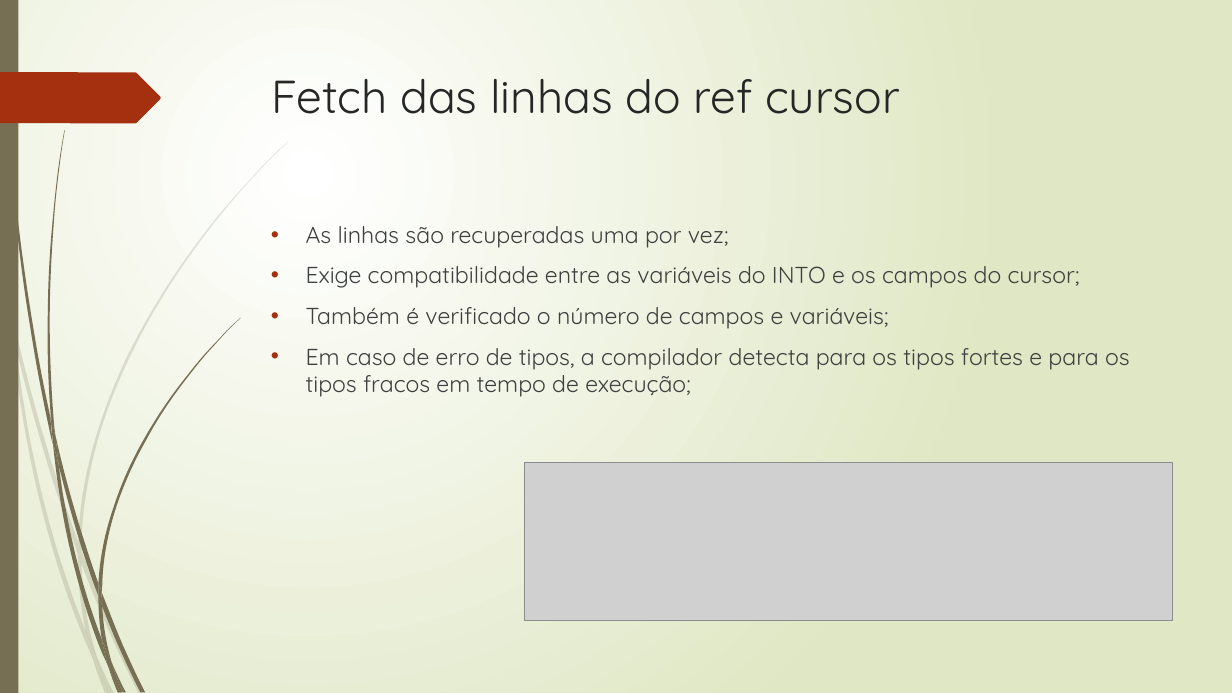
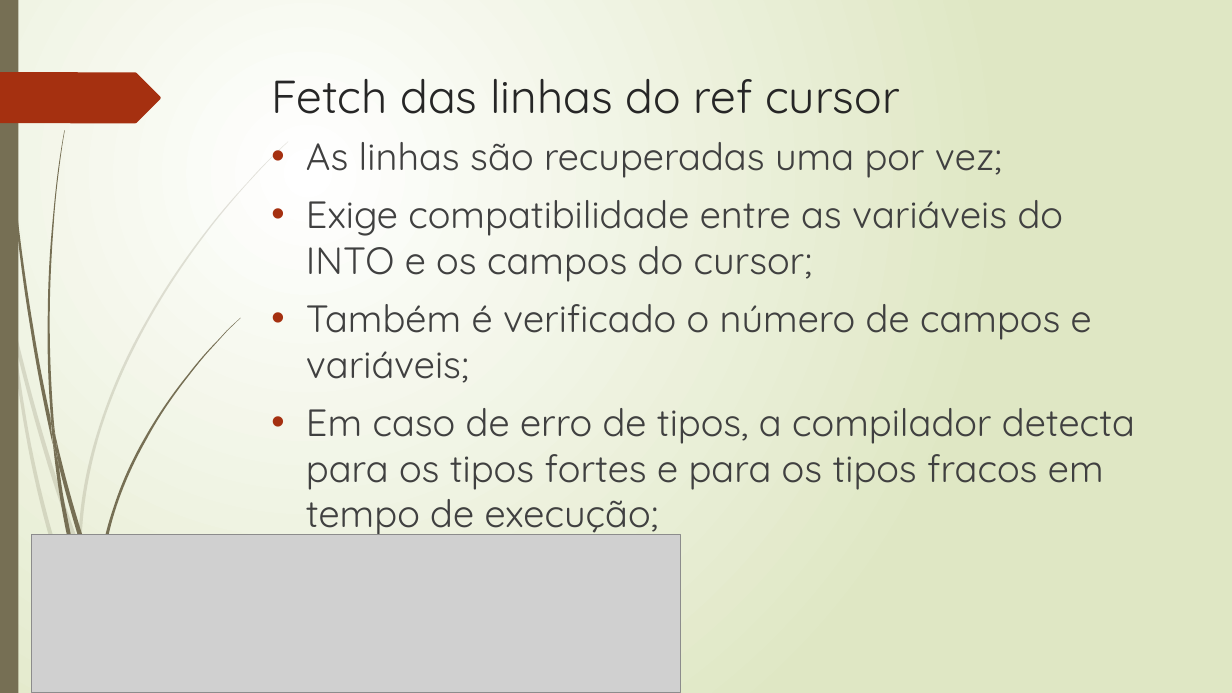
Before and after one commit to rpatricio-souza/Programacao_Avancada_de_Banco_de_Dados, a slide deck: slide 12 of Aula_05_Cursores.pptx (slide 16 before the commit). Drawn at 1232x693 pixels with LibreOffice and Linux fonts; fonts in the diff are those of the drawing; grey boxes stand for pictures. Boxes give left, top, right and bottom in pixels: in the first picture for what was removed or moved away, otherwise in the second. Text is boxed around its words. In the diff, an @@ line names an element or a change of style, - is before the commit and + after.

```diff
--- a/Aula_05_Cursores.pptx
+++ b/Aula_05_Cursores.pptx
@@ text "As linhas são recuperadas uma ...": place and size @@
-text "As linhas são recuperadas uma ..." at (306,226,1130,397)
+text "As linhas são recuperadas uma ..." at (306,142,1135,535)
@@ text "As linhas são recuperadas uma ..." at (306,142,1135,535): size 18 to 29.6 pt @@
@@ picture: place and size @@
-picture at (524,462,1173,620)
+picture at (31,535,680,693)
@@ freeform shape removed at (78,554,97,657) @@
@@ freeform shape removed at (78,542,81,564) @@
@@ freeform shape removed at (98,596,112,665) @@
@@ freeform shape removed at (98,583,102,606) @@
```
Also in this commit, not shown: 13 other slides changed, 2 slides added, 10 slides removed, 3 other files.
